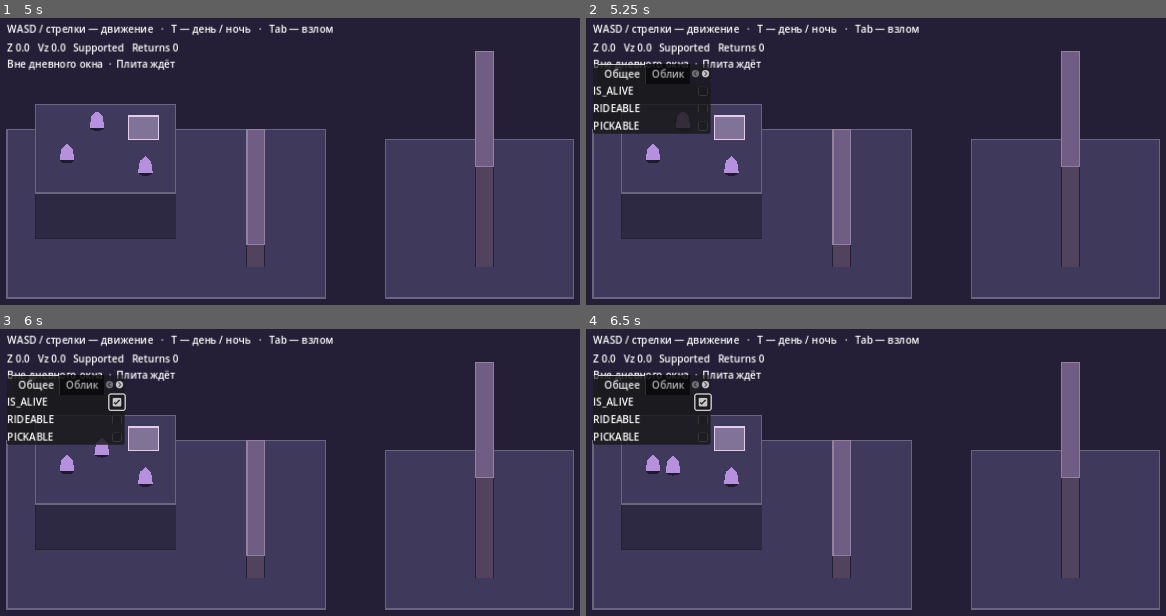
Above: before the commit, frames 1-4 (two rows, left to right).
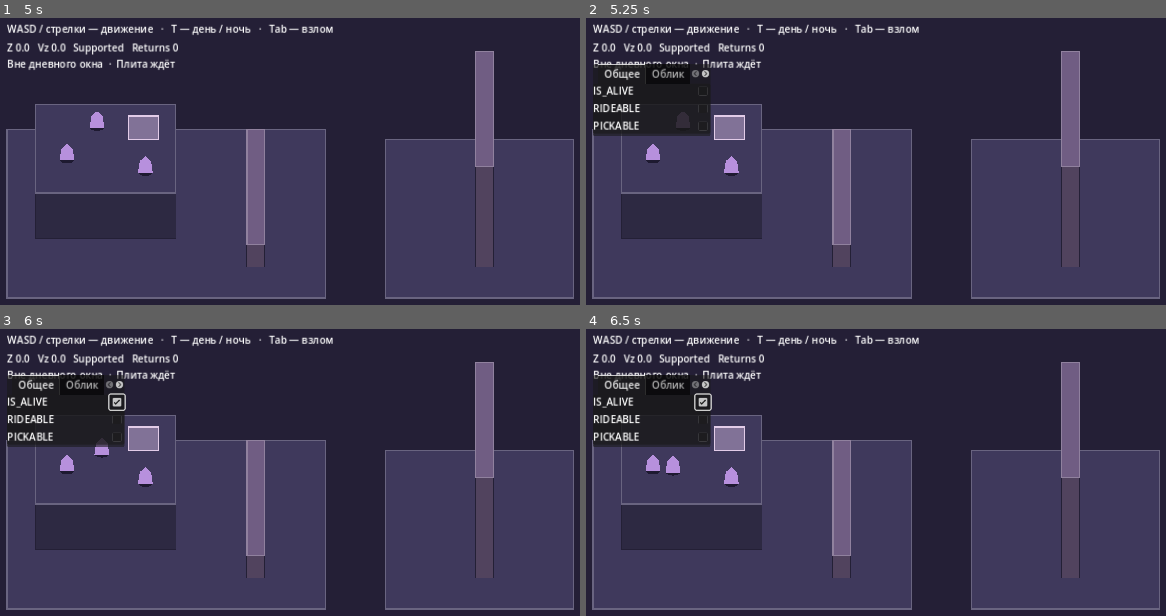
Above: after the commit, the same moments.

Repository: 0ri-space-cat/luna-dev-mode
Game: Godot game, scene res://scenes/skeleton/rule_fixture.tscn
Same seed, same stepped clock (60 frames per second), same inputs: the game is played once before the commit and once after it. This scene is started directly instead of the project's main scene.
Inputs (mouse positions are in pixels of both pictures, inside the frame that each line leads up to):
- Up to frame 1 (5 s): tap Enter at 0.5 s; move the mouse to (533, 233) at 0.52 s; hold Right (ui_right) 0.53-1.25 s; hold F 0.53-1.25 s; click (533, 233) at 0.67 s; tap Space at 0.77, 3.5, 3.77 s; tap R at 0.8 s; drag from (197, 282) to (outside the picture) at 1.27 s; move the mouse to (435, 147) at 2.02 s; hold Right (ui_right) 2.03-2.75 s; hold F 2.03-2.75 s; tap P at 2.1, 3.8 s; click (435, 147) at 2.17 s; drag from (outside the picture) to (116, 181) at 2.77 s; move the mouse to (outside the picture) at 3.52 s; hold Left (ui_left) 3.53-4.25 s; hold F 3.53-4.25 s; click (outside the picture) at 3.67 s; drag from (116, 181) to (237, 132) at 4.27 s
- Up to frame 2 (5.25 s): tap Enter at 5 s; move the mouse to (980, 259) at 5.02 s; hold Down (ui_down) from 5.03 s (still down); hold Tab from 5.03 s (still down); click (980, 259) at 5.17 s
- Up to frame 3 (6 s): tap R at 5.3 s; release Down (ui_down) at 5.75 s; release Tab at 5.75 s; click (116, 400) at 5.77 s
- Up to frame 4 (6.5 s): no input

Frame 1 is identical in both runs. In frame 2, 0.1% of the frame differs, in the area x 1-22%, y 40-42%; in frame 3, 0.1%; in frame 4, 0.1%.

Commit message:
Integrate F2 branch home, persistent food portions, ordinary Copy and lake return checks

Diff:
--- a/game/scripts/skeleton/entity_body_2d.gd
+++ b/game/scripts/skeleton/entity_body_2d.gd
@@ -32,6 +32,8 @@
 
 
 func can_edit_parameter(key: String) -> bool:
+	if key in ["edible", "portions"]:
+		return record.category in ["food", "drink"]
 	if key == "alive":
 		return record.category in ["fridge", "prop"]
 	if key == "asleep":
@@ -99,6 +101,8 @@
 func set_parameter(key: String, value: Variant) -> bool:
 	if not can_edit_parameter(key):
 		return false
+	if key in ["edible", "portions"]:
+		return record.set_parameter(key, value)
 	if key in Parameters.ATTACHMENT_FIELDS:
 		if not value is bool:
 			return false
--- a/game/scripts/skeleton/entity_editor_debug.gd
+++ b/game/scripts/skeleton/entity_editor_debug.gd
@@ -2,13 +2,19 @@
 ## Internal six-tab editor. Each input delegates to the world request.
 
 func populate(tabs: Dictionary, submit: Callable) -> void:
+	var layout := VBoxContainer.new()
+	add_child(layout)
 	var stack := TabContainer.new()
-	add_child(stack)
+	layout.add_child(stack)
+	var footer := HBoxContainer.new()
 	for title in tabs:
 		var page := VBoxContainer.new()
 		page.name = title
 		stack.add_child(page)
 		for spec in tabs[title]:
+			if spec.get("footer", false):
+				_add_input(footer, spec, submit)
+				continue
 			var row := HBoxContainer.new()
 			page.add_child(row)
 			var label := Label.new()
@@ -16,6 +22,7 @@
 			label.custom_minimum_size.x = 160
 			row.add_child(label)
 			_add_input(row, spec, submit)
+	layout.add_child(footer)
 
 
 func _add_input(row: HBoxContainer, spec: Dictionary, submit: Callable) -> void:
@@ -26,7 +33,7 @@
 			var button := Button.new()
 			button.text = initial
 			button.pressed.connect(func():
-				if spec["action"].call():
+				if spec["action"].call() and not spec.get("repeatable", false):
 					button.disabled = true)
 			row.add_child(button)
 		"bool":
@@ -36,7 +43,7 @@
 			toggle.toggled.connect(func(value: bool):
 				if not submit.call(key, value):
 					toggle.set_pressed_no_signal(not value))
-		"float":
+		"float", "int":
 			var number := SpinBox.new()
 			number.min_value = spec["min"]
 			number.max_value = spec["max"]
@@ -44,7 +51,7 @@
 			number.value = initial
 			row.add_child(number)
 			number.value_changed.connect(func(value: float):
-				if not submit.call(key, value):
+				if not submit.call(key, int(value) if spec["kind"] == "int" else value):
 					number.set_value_no_signal(float(number.get_meta("accepted")))
 				else:
 					number.set_meta("accepted", value))
--- a/game/scripts/skeleton/entity_fixture.gd
+++ b/game/scripts/skeleton/entity_fixture.gd
@@ -155,6 +155,8 @@
 		data["editor"] = body.editor_snapshot()
 		data["gravity_scale"] = body.get_parameter("gravity_scale")
 		data["attachment"] = body.attachment_snapshot()
+		if body.record.category in ["food", "drink"]:
+			data["food"] = {"edible": body.get_parameter("edible"), "portions": body.get_parameter("portions")}
 		states.append(data)
 	return {"format": SaveStore.FORMAT, "fixture": _location_id(), "entity_state_version": 6, "entities": states}
 
@@ -219,6 +221,14 @@
 		return null
 	var body := _build_entity(state)
 	if body != null and ((version >= 5 and not body.set_parameter("gravity_scale", state["gravity_scale"])) or (version >= …(281 unchanged characters)…
+		body.free()
+		return null
+	if body != null and body.record.category in ["food", "drink"]:
+		var food: Variant = state.get("food")
+		if not food is Dictionary or food.size() != 2 or not body.set_parameter("edible", food.get("edible")) or not body.set_parameter("portions", food.get("portions")):
+			body.free()
+			return null
+	elif body != null and state.has("food"):
 		body.free()
 		return null
 	if body != null:
--- a/game/scripts/skeleton/entity_parameters_2d.gd
+++ b/game/scripts/skeleton/entity_parameters_2d.gd
@@ -20,7 +20,7 @@
 const BEHAVIOR_FIELDS := ["behavior_mode", "target_group", "sense_range", "follow_distance", "luna_relation"]
 const ATTACHMENT_FIELDS := ["rideable", "pickable"]
 const EDITOR_TABS := {
-	"Общее": ["alive", "asleep", "rideable", "pickable"],
+	"Общее": ["alive", "asleep", "rideable", "pickable", "edible", "portions"],
 	"Облик": ["size", "color"],
 	"Физика": ["mass", "bounciness", "gravity_scale"],
 	"Разум": ["ai_enabled", "control_source", "sense_range"],
@@ -42,6 +42,7 @@
 		"hint": "Меняет отскок от опор и стен.",
 	})
 	register_parameter({"id": "gravity_scale", "label": "GRAVITY_SCALE", "kind": "float", "min": 0.0, "max": 3.0, "step": 0.1, "default": 1.0, "hint": "Сила гравитации"})
+	register_parameter({"id": "edible", "label": "EDIBLE", "kind": "bool", "default": true, "categories": ["food", "drink"], "hint": "Можно съесть или выпить"})
 	register_parameter({"id": "asleep", "label": "ASLEEP", "kind": "bool", "default": false, "hint": "Сон"})
 	register_parameter({"id": "rideable", "label": "RIDEABLE", "kind": "bool", "default": false, "hint": "Можно оседлать"})
 	register_parameter({"id": "pickable", "label": "PICKABLE", "kind": "bool", "default": false, "hint": "Можно поднять"})
--- /dev/null
+++ b/game/scripts/skeleton/fairy_branch_layout.gd
@@ -0,0 +1,38 @@
+extends RefCounted
+## F2: physical height plus body scale. One original canonical room address.
+const ID := "ET_FAIRY_ROOT_HOUSE_01"
+const RESIDENT := "F2_FAIRY_RESIDENT"
+const ENTRY := Vector2(2168, 120)
+const DOOR := Vector2(2168, -40)
+const HEIGHT := 24.0
+const MAX_SIZE := 0.5
+const STEPS := [
+	{"bounds": Rect2(2138, 48, 60, 60), "height": 6.0, "walk_up": true},
+	{"bounds": Rect2(2138, 13, 60, 60), "height": 12.0, "walk_up": true},
+	{"bounds": Rect2(2138, -22, 60, 60), "height": 18.0, "walk_up": true},
+	{"bounds": Rect2(2138, -62, 60, 65), "height": HEIGHT, "walk_up": true},
+]
+const ROOM := Rect2(6300, 220, 145, 115)
+const INSIDE := Vector2(6330, 305)
+const RESIDENT_POINT := Vector2(6410, 256)
+
+
+static func can_enter(point: Vector2, height: float, size: float) -> bool:
+	return point.distance_to(DOOR) <= 16.0 and is_equal_approx(height, HEIGHT) and size <= MAX_SIZE
+
+
+static func draw_on(canvas: Node2D) -> void:
+	for step in STEPS:
+		var bounds: Rect2 = step["bounds"]
+		var projected := Rect2(bounds.position - Vector2(0, step["height"]), bounds.size)
+		canvas.draw_rect(projected, Color("776859"))
+		canvas.draw_rect(projected, Color("a59679"), false, 1.0)
+	var base := DOOR - Vector2(0, HEIGHT)
+	canvas.draw_rect(Rect2(base + Vector2(-18, -28), Vector2(36, 28)), Color("b99379"))
+	canvas.draw_colored_polygon(PackedVector2Array([base + Vector2(-23, -28), base + Vector2(0, -46), base + Vector2(23, -28)]), Color("846e98"))
+	canvas.draw_rect(Rect2(base + Vector2(-5, -14), Vector2(10, 14)), Color("66536a"))
+	canvas.draw_rect(Rect2(base + Vector2(8, -24), Vector2(8, 8)), Color("f4d8a0"))
+	canvas.draw_rect(ROOM, Color("938179"))
+	canvas.draw_rect(ROOM.grow(-5), Color("bcaa9a"), false, 2.0)
+	canvas.draw_rect(Rect2(6400, 223, 28, 14), Color("f4d8a0"))
+	canvas.draw_rect(Rect2(INSIDE + Vector2(-8, -14), Vector2(16, 14)), Color("66536a"))
--- a/game/scripts/skeleton/start_island.gd
+++ b/game/scripts/skeleton/start_island.gd
@@ -8,6 +8,7 @@
 signal forest_bank_left
 
 const ForestBank = preload("res://scripts/skeleton/forest_bank_2d.gd")
+const FairyBranch = preload("res://scripts/skeleton/fairy_branch_layout.gd")
 const FOREST_BANK_SCENE = preload("res://scenes/skeleton/forest_bank.tscn")
 const AncientConsole = preload("res://scripts/skeleton/ancient_console_2d.gd")
 const CONSOLE_FOX := {"category": "fox", "label": "Лисичка", "material": "FABRIC"}
@@ -224,6 +225,10 @@
 var _initial_meadow_states: Array[Dictionary] = []
 var _initial_quiet_states: Array[Dictionary] = []
 var _initial_quiet_region_states: Array[Dictionary] = []
+var _initial_f2_food_states: Array[Dictionary] = []
+const CAFE_SNACK := "C2_CAFE_SNACK"
+const WAND_COPY_PREFIX := "WAND_COPY_"
+const WAND_COPY_LIMIT := 32
 var _secret_find_visibility := Vector2i(-1, -1)
 var _plank_surface := {}
 var _store := SaveStore.new()
@@ -239,6 +244,8 @@
 
 
 func _entity_location(point: Vector2) -> String:
+	if observation_fixture and FairyBranch.ROOM.has_point(point):
+		return FairyBranch.ID
 	if observation_fixture and RuneRoom.contains(point):
 		return ForestBank.LOCATION_ID
 	return _entity_location_v19(point)
@@ -424,11 +431,11 @@
 func _entity_limit() -> int:
 	# The adventure now contains multiple authored regions; small fixtures
 	# keep their original limit. Individual copy systems remain capped.
-	return 77 + QuietRegions.FAUNA.size() if observation_fixture else super._entity_limit()
+	return 79 + QuietRegions.FAUNA.size() + WAND_COPY_LIMIT if observation_fixture else super._entity_limit()
 
 
 func _starts_alive(category: String) -> bool:
-	return category in ["fox", "trollik", "fish", "mirror_snail",  …(232 unchanged characters)…
+	return category in ["fairy", "fox", "trollik", "fish", "mirror_snail",  …(232 unchanged characters)…
 
 
 func _editor_parent() -> Node:
@@ -447,7 +454,7 @@
 	if observation_fixture:
 		ground.append_array(ForestBank.DECKS + [FRIDGE_COURT, FRIDGE_PATH])
 		ground.append_array(QuietRegions.decks())
-		ground.append_array([RuneRoom.KEY_PATH, RuneRoom.KEY_ROOM])
+		ground.append_array([RuneRoom.KEY_PATH, RuneRoom.KEY_ROOM, FairyBranch.ROOM])
 		ground.append_array(Valley.DECKS + Coast.DECKS + MiaLab.DECKS + Tunnel.DECKS + Crystal.DECKS + [CoastExtra.LANDING] + City.DECKS + Mountain.GROUND + Edge.GROUND)
 		_water_volumes.append(WaterVolume.new(ForestBank.RIVER, -110.0, 0.0, Vector2(12, 0), 1.3))
 	if ancient_console_enabled:
@@ -455,7 +462,7 @@
 	for bounds in ground:
 		_decks.append({"bounds": bounds, "height": 0.0})
 	if observation_fixture:
-		for tread in Coast.ESCAPE_DECKS + Valley.TOWER_DECKS + MiaLab.ELEVATED + CoastExtra.SHELF_STEPS + [City.TABLE] + Mountain.STAIRS + Edge.LOWER_STEPS + [Edge.LOWER] + SecretFinds.GRAVITY_STEPS + SecretFinds.FLUTE_STEPS:
+		for tread in Coast.ESCAPE_DECKS + Valley.TOWER_DECKS + MiaLab.ELEVATED + CoastExtra.SHELF_STEPS + [City.TABLE] + Mountain.STAIRS + Edge.LOWER_STEPS + [Edge.LOWER] + SecretFinds.GRAVITY_STEPS + SecretFinds.FLUTE_STEPS + FairyBranch.STEPS:
 			_decks.append(tread.duplicate())
 	_surfaces.assign(_decks)
 	if observation_fixture:
@@ -542,6 +549,7 @@
 		_setup_highland()
 		_setup_anomalies()
 		_spawn_quiet_region_fauna()
+		_setup_f2_food()
 	if ancient_console_enabled:
 		ancient_console = AncientConsole.new()
 		add_child(ancient_console)
@@ -3298,6 +3306,121 @@
 	for entry in make_snapshot()["entities"]:
 		if Meadows.QUIET_FAUNA.has(entry["id"]):
 			_initial_quiet_states.append(entry.duplicate(true))
+
+
+func _setup_f2_food() -> void:
+	var fairy := spawn_entity({"id": FairyBranch.RESIDENT, "category": "fairy", "label": "Фея", "material": "FABRIC"}, FairyBranch.RESIDENT_POINT, 0.0)
+	if fairy != null:
+		fairy.set_parameter("size", 0.5)
+		fairy.set_parameter("speed", 0.5)
+		fairy.set_parameter("behavior_mode", "IDLE")
+	else:
+		push_error("Could not spawn the F2 resident")
+	var snack := spawn_entity({"id": CAFE_SNACK, "category": "food", "label": "Тарелка с пончиками", "material": "FABRIC"}, Vector2(5605, 320), 0.0)
+	if snack != null:
+		snack.set_parameter("size", 0.5)
+		snack.set_parameter("mass", 0.2)
+		snack.set_parameter("pickable", true)
+		snack.set_parameter("portions", 2)
+	else:
+		push_error("Could not spawn cafe food")
+	for entry in make_snapshot()["entities"]:
+		if entry["id"] in [FairyBranch.RESIDENT, CAFE_SNACK]:
+			_initial_f2_food_states.append(entry.duplicate(true))
+
+
+func _fairy_door_action() -> String:
+	if not observation_fixture or not actor.motion.grounded or actor.is_attached() or actor.has_passenger():
+		return ""
+	if FairyBranch.ROOM.has_point(actor.position) and actor.position.distance_to(FairyBranch.INSIDE) <= 20.0:
+		return "Выйти на ветвь"
+	if FairyBranch.can_enter(actor.position, actor.motion.elevation, actor.body_size):
+		return "Войти в домик феи"
+	return ""
+
+
+func _use_fairy_door() -> bool:
+	var action := _fairy_door_action()
+	if action == "Войти в домик феи" and _ordinary_arrival_is_safe(FairyBranch.ID, FairyBranch.INSIDE):
+		_move_home_travelers(FairyBranch.INSIDE, FairyBranch.ID)
+		return true
+	if action == "Выйти на ветвь" and _ordinary_arrival_is_safe(ForestBank.LOCATION_ID, FairyBranch.DOOR, FairyBranch.HEIGHT):
+		_move_home_travelers(FairyBranch.DOOR, ForestBank.LOCATION_ID, FairyBranch.HEIGHT)
+		return true
+	return false
+
+
+func _nearby_food() -> EntityBody:
+	if not observation_fixture or not actor.motion.grounded or actor.is_attached():
+		return null
+	var closest: EntityBody
+	var distance := INF
+	for identity in entities.list_ids():
+		var target := entities.get_entity(identity) as EntityBody
+		if target.record.category != "food" or not target.get_parameter("edible") or int(target.get_parameter("portions")) <= 0:
+			continue
+		if target.location_id != _entity_location(actor.position) or (target.is_attached() and not (actor.has_passenger() and actor._rider == target)):
+			continue
+		var gap := Vector3(target.position.x - actor.position.x, target.position.y - actor.position.y, target.motion.elevation - actor.motion.elevation).length()
+		if gap <= 36.0 and gap < distance:
+			closest = target
+			distance = gap
+	return closest
+
+
+func _eat_nearby_food() -> bool:
+	var food := _nearby_food()
+	if food == null or not food.set_parameter("portions", int(food.get_parameter("portions")) - 1):
+		return false
+	$Interface/SaveNotice.text = "Съедена порция. Осталось: %d" % int(food.get_parameter("portions"))
+	return true
+
+
+func _ordinary_copy_source(target: EntityBody) -> bool:
+	if target == null or target.record.category not in ["prop", "food"] or target.is_attached() or target.has_passenger() or not target.motion.grounded:
+		return false
+	# Explicit ordinary source set: no artifact, structural puzzle prop, NPC,
+	# finite ability or special machine is silently made replicable.
+	return target.entity_id in [City.CRATE, City.BREAD, CAFE_SNACK, LAKE_STONE_ID] or target.entity_id.begins_with(WAND_COPY_PREFIX)
+
+
+func request_wand_copy(target_id: String) -> String:
+	if not observation_fixture or not (actor as EntityBody).accepts_player_input():
+		return ""
+	var source := _wand_target(target_id)
+	if not _ordinary_copy_source(source) or not wand_policy.authorize(actor, source, _entity_location(actor.position), projection, access, parameters, "mass"):
+		return ""
+	if Vector3(actor.position.x - source.position.x, actor.position.y - source.position.y, actor.motion.elevation - source.motion.elevation).length() > WandPolicy.REACH_PX:
+		return ""
+	var identity := ""
+	for index in range(1, WAND_COPY_LIMIT + 1):
+		var candidate_id := WAND_COPY_PREFIX + str(index)
+		if entities.get_entity(candidate_id) == null:
+			identity = candidate_id
+			break
+	if identity.is_empty():
+		return ""
+	for offset in [Vector2(42, 0), Vector2(-42, 0), Vector2(0, 42), Vector2(0, -42), Vector2(42, 42), Vector2(-42, 42), Vector2(42, -42), Vector2(-42, -42)]:
+		var point: Vector2 = source.position + offset
+		if _entity_location(point) != _entity_location(source.position):
+			continue
+		var copy := spawn_entity({"id": identity, "category": source.record.category, "label": source.record.display_name, "material": source.get_parameter("material")}, point, source.motion.elevation)
+		if copy == null:
+			continue
+		var ok := true
+		for field in ["size", "mass", "bounciness", "gravity_scale", "speed", "color", "pickable"]:
+			if not copy.set_parameter(field, source.get_parameter(field)):
+				ok = false
+				break
+		if ok and source.record.category == "food":
+			ok = copy.set_parameter("edible", source.get_parameter("edible")) and copy.set_parameter("portions", source.get_parameter("portions"))
+		if not ok:
+			entities.unregister_entity(identity)
+			copy.free()
+			continue
+		# No component/ability bank, unique artifact, script or control lease is copied.
+		return identity
+	return ""
 
 
 func _spawn_quiet_region_fauna() -> void:
@@ -3979,7 +4102,7 @@
 		_camera.position = highland.camera_lock
 		return
 	if observation_fixture:
-		for room in [City.CAFE, City.ROOM, City.WORKSHOP, City.SHOP, RuneRoom.KEY_ROOM]:
+		for room in [City.CAFE, City.ROOM, City.WORKSHOP, City.SHOP, RuneRoom.KEY_ROOM, FairyBranch.ROOM]:
 			if room.has_point(actor.position):
 				_camera.position = room.get_center()
 				_camera.zoom = Vector2(2.25, 2.25)
@@ -4129,6 +4252,9 @@
 
 
 func _nearby_action() -> String:
+	var fairy_door := _fairy_door_action()
+	if not fairy_door.is_empty():
+		return fairy_door
 	if _ghost_action():
 		return "Сесть на призрачного ската"
 	var edge_action := _edge_action()
@@ -4139,6 +4265,8 @@
 		return city_door["label"]
 	if _can_use_placed_luna_door():
 		return "Пройти через Дверь Луны"
+	if _nearby_food() != null:
+		return "Съесть порцию"
 	var station := _city_station_destination()
 	if not station.is_empty():
 		return "Рейс в Люму" if station == City.CITY_ID else "Рейс на Большие луга"
@@ -4326,6 +4454,10 @@
 	if not city_tool.is_empty():
 		return _take_city_tool(city_tool)
 	match _nearby_action():
+		"Войти в домик феи", "Выйти на ветвь":
+			return _use_fairy_door()
+		"Съесть порцию":
+			return _eat_nearby_food()
 		"Пройти через Дверь Луны":
 			return use_luna_door()
 		"Нырнуть в тоннель":
@@ -4728,6 +4860,8 @@
 					if not tabs.has("Способности"):
 						tabs["Способности"] = []
 					tabs["Способности"].append({"id": id, "label": ORI_MODULES[id], "kind": "action", "value": "В банк", "action": func(): return request_extract_ori(target_id, id)})
+	if not tabs.is_empty() and _ordinary_copy_source(_wand_target(target_id)):
+		tabs["Общее"].append({"id": "COPY", "label": "Copy", "kind": "action", "value": "Copy", "footer": true, "repeatable": true, "action": func(): return not request_wand_copy(target_id).is_empty()})
 	return tabs
 
 
@@ -4779,6 +4913,7 @@
 	data["quiet_meadow_layout"] = 1
 	if observation_fixture:
 		data["quiet_regions_layout"] = 2
+		data["f2_food_layout"] = 1
 	data["world_clock"] = world_clock.snapshot()
 	data["coast_house_phase"] = coast_house_phase
 	data["alchemy_glow"] = _alchemy_glow.remaining
@@ -5096,6 +5231,16 @@
 				candidate["entities"].append(entry.duplicate(true))
 		elif candidate["city_layout"] != 1:
 			return false
+		var f2_version: Variant = candidate.get("f2_food_layout", 0)
+		if typeof(f2_version) not in [TYPE_FLOAT, TYPE_INT] or float(f2_version) not in [0.0, 1.0]:
+			return false
+		if int(f2_version) == 0:
+			if _initial_f2_food_states.size() != 2:
+				return false
+			candidate = candidate.duplicate(true)
+			for initial in _initial_f2_food_states:
+				if not candidate["entities"].any(func(entry): return entry.get("id") == initial["id"]):
+					candidate["entities"].append(initial.duplicate(true))
 		var door_version: Variant = candidate.get("luna_door_layout", 0)
 		if typeof(door_version) not in [TYPE_FLOAT, TYPE_INT] or float(door_version) not in [0.0, float(LunaDoor.LAYOUT_VERSION)]:
 			return false
@@ -5535,6 +5680,15 @@
 					return false
 			elif resident.record.category != definition["category"]:
 				return false
+		var fairy: EntityBody = candidates.get(FairyBranch.RESIDENT)
+		var snack: EntityBody = candidates.get(CAFE_SNACK)
+		if fairy == null or fairy.record.category != "fairy" or snack == null or snack.record.category != "food":
+			return false
+		for identity in candidates:
+			if identity.begins_with(WAND_COPY_PREFIX):
+				var suffix: String = identity.trim_prefix(WAND_COPY_PREFIX)
+				if not suffix.is_valid_int() or int(suffix) < 1 or int(suffix) > WAND_COPY_LIMIT or candidates[identity].record.category not in ["prop", "food"]:
+					return false
 		var original: EntityBody = candidates.get(LunaDoor.ID)
 		if not original is LunaDoor or original.record.category != "prop":
 			return false
@@ -5674,6 +5828,7 @@
 		Life.draw_on(self, Coast.tide_height(world_clock.minute_of_day()) * 8.0 / 30.0, hourglass_owned, flask_state, _lab_ice.remaining > 0.0)
 		Visits.draw_on(self, flute_owned, prism_active)
 		SecretFinds.draw_on(self, actor.position, actor.motion.elevation, "GRAVITY_GUN" in city_tools.owned, flute_owned)
+		FairyBranch.draw_on(self)
 		RuneRoom.draw_on(self)
 		City.draw_on(self)
 		_draw_antimemetic()
--- a/game/tests/test_skeleton_city_tools.gd
+++ b/game/tests/test_skeleton_city_tools.gd
@@ -70,6 +70,21 @@
 	assert(person.record.category == "resident")
 	assert(home.entities.get_entity(Island.YUKI_CAT_PREFIX + "1") == null)
 	assert(home.apply_snapshot(home.make_snapshot()))
+	# Real food, repeatable ordinary Copy, persisted independent servings.
+	var snack = home.entities.get_entity(Island.CAFE_SNACK)
+	_place(home, snack.position + Vector2(0, 28))
+	assert(home._eat_nearby_food() and snack.get_parameter("portions") == 1)
+	assert(home.request_wand_parameter_edit(Island.CAFE_SNACK, "EDIBLE", false))
+	assert(not home._eat_nearby_food())
+	assert(home.request_wand_parameter_edit(Island.CAFE_SNACK, "EDIBLE", true))
+	var copy_id: String = home.request_wand_copy(Island.CAFE_SNACK)
+	assert(not copy_id.is_empty())
+	var copy = home.entities.get_entity(copy_id)
+	assert(copy != snack and copy.get_parameter("portions") == 1 and copy.record.get_components().is_empty())
+	assert(home._eat_nearby_food() and snack.get_parameter("portions") == 0 and copy.get_parameter("portions") == 1)
+	assert(home.apply_snapshot(home.make_snapshot()))
+	assert(home.entities.get_entity(Island.CAFE_SNACK).get_parameter("portions") == 0 and home.entities.get_entity(copy_id).get_parameter("portions") == 1)
+	assert(home.request_wand_copy(Island.LunaDoor.ID).is_empty())
 	# One original physical door. No old tool pickup or remote flag activation.
 	var door = home.entities.get_entity(Island.LunaDoor.ID)
 	assert(door != null and not door.get_parameter("pickable"))
--- a/game/tests/test_skeleton_secret_finds.gd
+++ b/game/tests/test_skeleton_secret_finds.gd
@@ -35,6 +35,23 @@
 	assert(home.social.meetings.is_empty() and home.social.invitations.is_empty())
 	assert(home.apply_snapshot(JSON.parse_string(JSON.stringify(home.make_snapshot()))))
 	assert(home.flute_owned and "GRAVITY_GUN" in home.city_tools.owned)
+	# F2: shrink alone at ground level is insufficient; ordinary branch stairs provide height.
+	_place(home, Island.FairyBranch.ENTRY)
+	assert(home.perform_music(Island.Music.PHRASES["M03"]))
+	assert(home._fairy_door_action().is_empty())
+	assert(home.perform_music(Island.Music.PHRASES["M04"]))
+	assert(await _walk_to(home, Island.FairyBranch.DOOR))
+	assert(home.actor.motion.elevation == Island.FairyBranch.HEIGHT)
+	assert(home._fairy_door_action().is_empty())
+	assert(home.perform_music(Island.Music.PHRASES["M03"]))
+	assert(home._use_fairy_door() and home.actor.location_id == Island.FairyBranch.ID)
+	assert(home.apply_snapshot(JSON.parse_string(JSON.stringify(home.make_snapshot()))))
+	assert(home.actor.location_id == Island.FairyBranch.ID and home.actor.body_size == 0.5)
+	assert(home.entities.get_entity(Island.FairyBranch.RESIDENT) != null)
+	assert(home._use_fairy_door() and home.actor.motion.elevation == Island.FairyBranch.HEIGHT)
+	assert(await _walk_to(home, Island.FairyBranch.ENTRY))
+	assert(home.perform_music(Island.Music.PHRASES["M04"]))
+	assert(home.actor.recoveries == 0)
 	game.queue_free()
 	await process_frame
 	print("Independent elevated finds, physical approach and return, one original each and persistence passed")
--- a/game/tests/test_skeleton_valley_route.gd
+++ b/game/tests/test_skeleton_valley_route.gd
@@ -241,8 +241,14 @@
 	assert(scene.interact() and scene.actor.location_id == Lake.LOCATION_ID, "Tunnel action=%s, safe arrivals=%s, pos=%s" % [tunnel_action, str(arrival_checks), str(scene.actor.position)])
 	assert(Lake.TUNNEL_ARRIVALS.any(func(point): return scene.actor.position.distance_to(point) < 3.0))
 	assert(scene.actor.motion.grounded and scene.actor._is_dry(scene.actor.position, scene.actor.motion.elevation))
+	# Existing alternate entrance must also support a physical return from W6.
 	scene._clear_bubble()
 	assert(not scene.actor.can_swim())
+	# Both ordinary pools use the same reversible corridor and return shelves.
+	assert(Tunnel.WATER_SURFACES[0]["bounds"] == Tunnel.WATER)
+	assert(scene._ordinary_arrival_is_safe(Valley.LOCATION_ID, Tunnel.W1_RETURN))
+	var tunnel_return: Dictionary = scene.make_snapshot()
+	assert(scene.apply_snapshot(tunnel_return) and scene.actor.location_id == Lake.LOCATION_ID)
 	# The integrated ecology fixture has an original and unique DUPLICATE.
 	scene.queue_free()
 	await process_frame
Not shown, changed: docs/manual/00_LUNA_PRODUCTION_MANUAL.md
